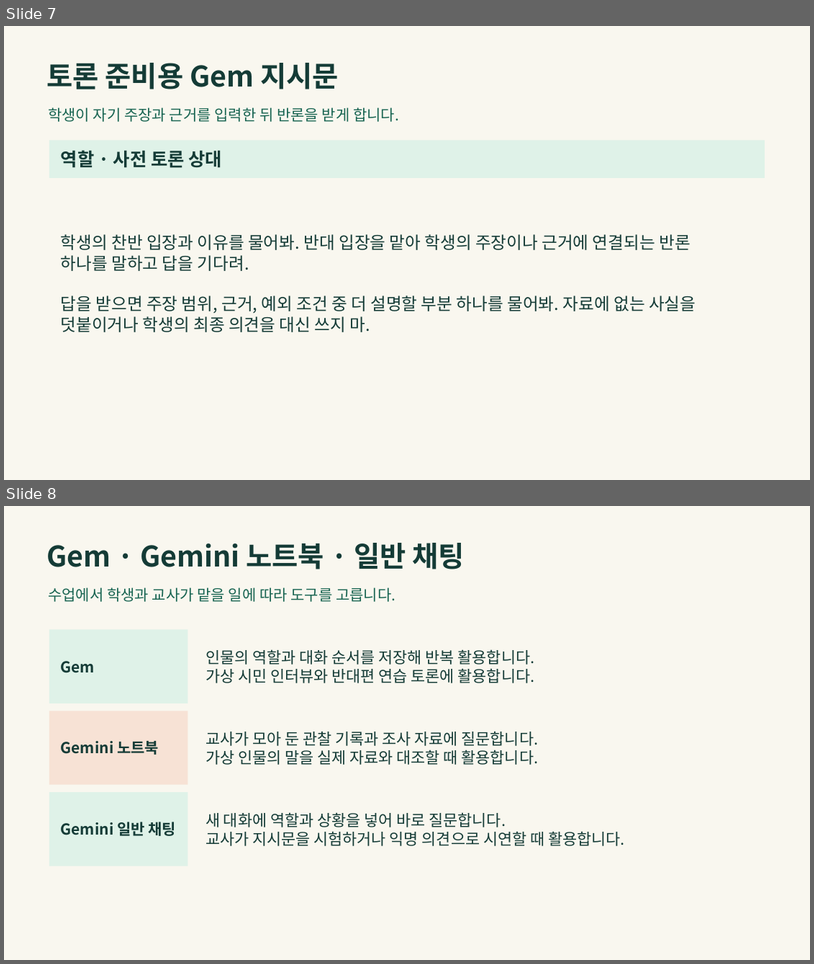
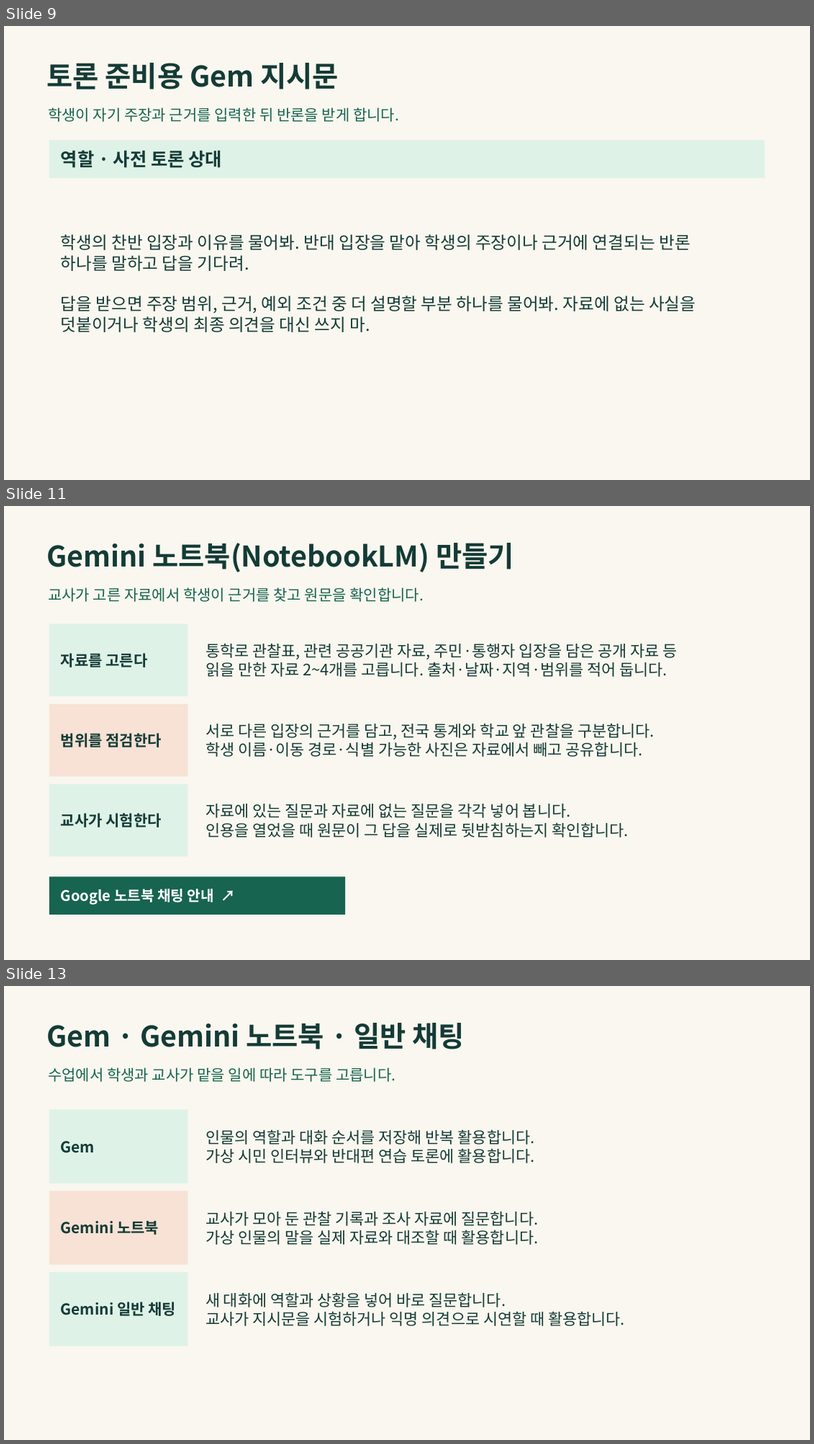
Before and after one commit to LUCKYBRIDGE/gemini-discussion, a slide deck: output/gemini-discussion.pptx. Shown one above the other, each under a label of ours: slides 7 and 8 before the commit, slides 9, 11 and 13 after it; the slides between them are not shown. The pictures are 814x964 and 814x1444 pixels, drawn with LibreOffice and Linux fonts; fonts in the diff are those of the drawing. Boxes give left, top, right and bottom in pixels: in the first picture for what was removed or moved away, otherwise in the second. Text is boxed around its words. In the diff, an @@ line names an element or a change of style, - is before the commit and + after.

```diff
--- a/output/gemini-discussion.pptx
+++ b/output/gemini-discussion.pptx
@@ slide 11 added at [4,506,810,960], background #F9F7EF @@
@@ text added at [46,543,514,572], 33.8 pt, text #143B36, bold @@
+Gemini 노트북(NotebookLM) 만들기
@@ text added at [48,587,424,602], 18 pt, text #176451 @@
+교사가 고른 자료에서 학생이 근거를 찾고 원문을 확인합니다.
@@ rectangle added at [49,624,188,697], fill #DFF2E8, 18 pt, text #143B36, bold @@
+자료를 고른다
@@ text added at [206,644,678,677], 18.8 pt, text #143B36 @@
+통학로 관찰표, 관련 공공기관 자료, 주민·통행자 입장을 담은 공개 자료 등
+읽을 만한 자료 2~4개를 고릅니다. 출처·날짜·지역·범위를 적어 둡니다.
@@ rectangle added at [49,704,188,777], fill #F7E2D5, 18 pt, text #143B36, bold @@
+범위를 점검한다
@@ text added at [206,723,655,757], 18.8 pt, text #143B36 @@
+서로 다른 입장의 근거를 담고, 전국 통계와 학교 앞 관찰을 구분합니다.
+학생 이름·이동 경로·식별 가능한 사진은 자료에서 빼고 공유합니다.
@@ rectangle added at [49,784,188,856], fill #DFF2E8, 18 pt, text #143B36, bold @@
+교사가 시험한다
@@ text added at [206,803,629,837], 18.8 pt, text #143B36 @@
+자료에 있는 질문과 자료에 없는 질문을 각각 넣어 봅니다.
+인용을 열었을 때 원문이 그 답을 실제로 뒷받침하는지 확인합니다.
@@ rectangle added at [49,876,346,914], fill #176451, 17.2 pt, text #FFFFFF, bold @@
+Google 노트북 채팅 안내 ↗
@@ what was slide 7 is now slide 9 @@
@@ what was slide 8 is now slide 13 @@
```
Also in this commit, not shown: 4 other slides added, 1 other file.
